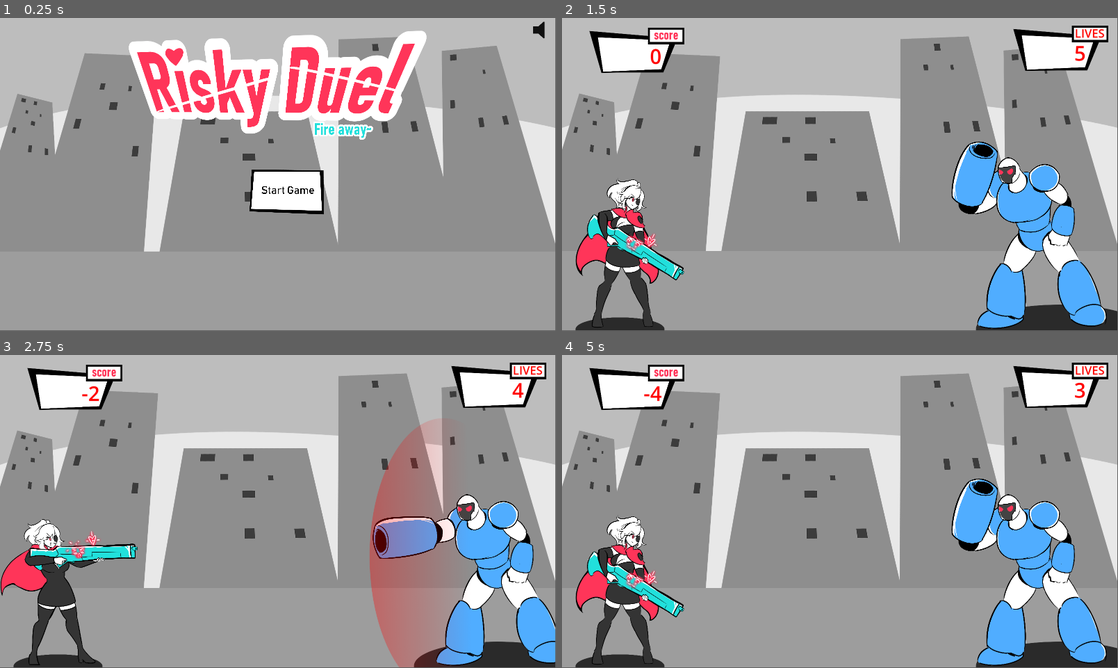
Above: before the commit, frames 1-4 (two rows, left to right).
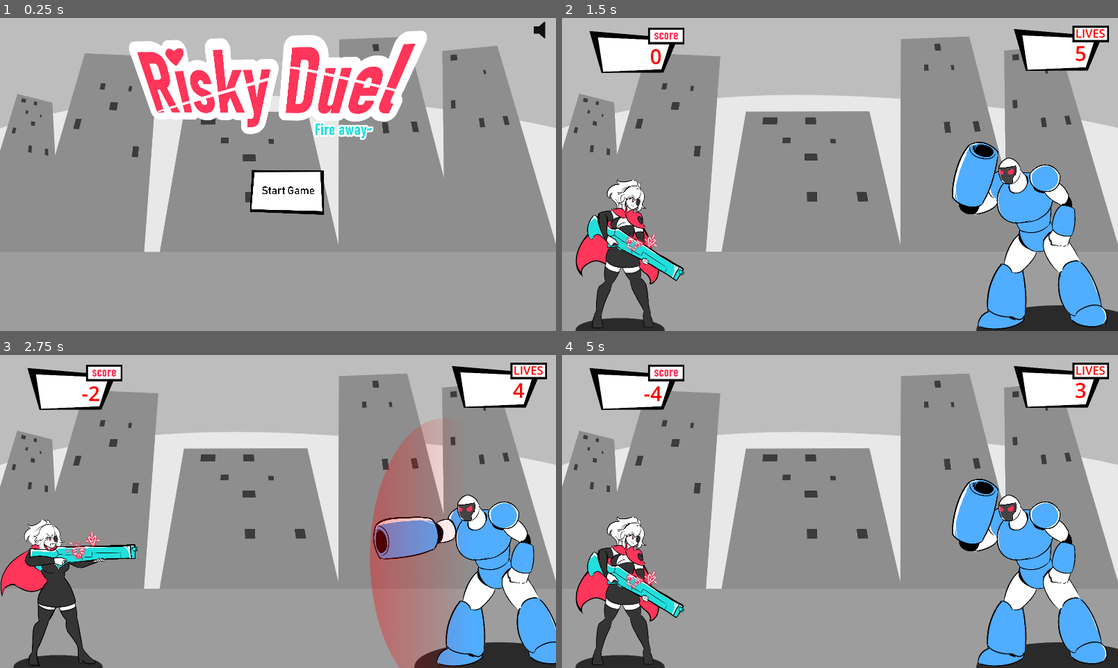
Above: after the commit, the same moments.

Repository: LaceSpades/Brackeys-2025.2
Game: Godot game, scene res://scenes/main_menu.tscn
Two runs of this game, one before a commit and one after it. Both use one fixed random seed, a clock stepped at 60 frames per second and the inputs below.
Inputs (mouse positions are in pixels of both pictures, inside the frame that each line leads up to):
- Up to frame 1 (0.25 s): no input
- Up to frame 2 (1.5 s): click "Start Game" at 0.5 s; click "Got It" at 1.25 s
- Up to frame 3 (2.75 s): tap Enter at 2 s; move the mouse to (400, 495) at 2.02 s; tap Space (interact) at 2.1 s
- Up to frame 4 (5 s): move the mouse to (728, 527) at 2.77 s; tap Space (interact) at 2.85, 3.6, 4.35 s; move the mouse to (895, 442) at 3.52 s; move the mouse to (812, 574) at 4.27 s
In our replay, the window is 799x449 before the commit and 800x450 after it. These sizes can differ from the game's own. Grey fills any space a smaller window leaves; there, only what the larger window draws over its background counts as a difference.

The runs differ from the first frame. In frame 1, 1.6% of the frame differs, in the area x 2-100%, y 0-75%; in frame 2, 3.6%; in frame 3, 3.5%; in frame 4, 3.6%, in the area x 0-100%, y 0-100%.

Commit message:
Scaling, export, intro text fixes

Diff:
--- a/project.godot
+++ b/project.godot
@@ -23,6 +23,7 @@
 
 window/size/viewport_width=1920
 window/size/viewport_height=1080
+window/stretch/mode="viewport"
 
 [input]
 
--- a/scenes/intro_screen.tscn
+++ b/scenes/intro_screen.tscn
@@ -42,36 +42,26 @@
 [node name="Label" type="Label" parent="."]
 layout_mode = 0
 offset_left = 108.0
-offset_top = 145.0
+offset_top = 140.0
 offset_right = 1848.0
-offset_bottom = 790.0
+offset_bottom = 793.0
 theme_override_colors/font_color = Color(0, 0, 0, 1)
 theme_override_fonts/font = ExtResource("8_a7v8x")
-theme_override_font_sizes/font_size = 20
-text = "Welcome to “Risky Duel: Fire away~”, the reflex-based duel game where timing is everything! As the plucky assassin, “Vendetta Heartshot”, prove yourself and win a gauntlet of duels against a squad of heartless robots: the Cannon Heads!
+theme_override_font_sizes/font_size = 37
+text = "Welcome to “Risky Duel: Fire away~”, the reflex-based duel game where timing is everything!
+
+As the plucky assassin, “Vendetta Heartshot”, you must prove yourself and win a gauntlet of duels against a squad of heartless robots: the Cannon Heads!
 
 HOW TO PLAY
 
-Press the space bar as soon as you see the exclaimation mark (!) over a Cannon Head robot.
+Press the space bar as soon as you see the exclamation mark (!) over a Cannon Head robot.
 Time it right for a perfect shot, win the duel, and fight the tin can grunt!
 
 PLAY IT SAFE, or RISK IT?
 
 After a set of duels, you can choose to play the duel normally or Risk It! Accept challenge modifiers for a higher score!
 
-----------------------------
-
-The year is 2005. The place is Reaper City.
-
-A lawless future where the money talks, corporations listen, and the conversation is all about sponsored duels to the death. Risky Duel, the one-on-one deathmatch sporting event, broadcasts to all who crave excitement in their soulless day-to-day lives.
-
-One woman, Vendetta Heartshot, is a rising champion of the Risky Duel. With the help of her robotic rifle Rafael, she makes a living off of winning the prize money as a deadly sniper.
-
-Z Corp, the national conglomerate that controls Reaper City, took notice of Vendetta and want the money for themselves. They send robotic killers to participate in Risky Duel for them: the Cannon Heads.
-
-Now Vendetta must protect herself, her title, and her livelihood. She must accept the challenge.
-
-Every shot counts."
+Stay sharp. Every shot counts."
 autowrap_mode = 2
 
 [node name="ContinueButton" parent="." instance=ExtResource("5_0qdbj")]
Not shown, added: export_presets.cfg
